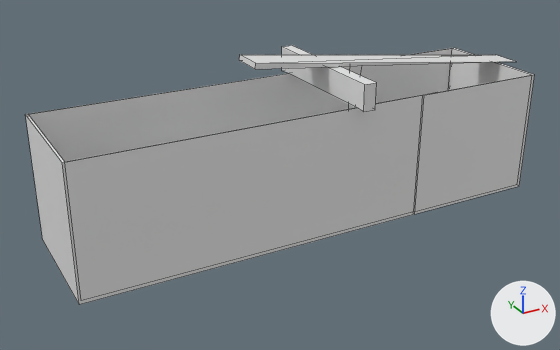
Before and after pictures for a commit that changed the Blender file blender/road/road_segments_v3_no_floor.blend.
Camera for both pictures: a camera (50 mm lens) standing at (-58.2, -51.5, 21.1) and looking at (-26.7, 5.8, -7.5). Every picture has the same lights, and +X, +Y and +Z are marked at lower right. The older version comes first. Mesh edges are drawn as thin lines.

Names of what the first picture shows: 'rampe'.
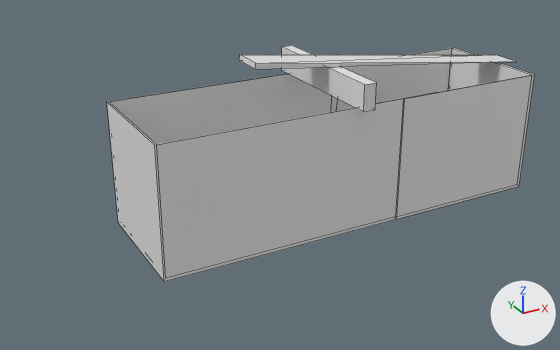
The change, as JSON lines over the scene's bpy script:
```json
{"block": "me_cube_009", "where": "# used by ob_rampe; location = (0.0, 0.0, 0.0)"}
{"op": "remove", "block": "me_cube_009", "code": "me_cube_009.from_pydata(...)  # 52 vertices, 34 faces; spans x -47.3..0.0, y -1.2..12.9, z -11.8..3.8"}
{"op": "add", "block": "me_cube_009", "code": "me_cube_009.from_pydata(...)  # 52 vertices, 34 faces; spans x -40.4..0.0, y -1.2..12.9, z -11.8..3.8"}
{"block": "me_cube_009", "change": "me_cube_009 part 1: all 24 vertices in x -47.3..-13.9, y 0.0..11.8, z -11.8..0.0 are scaled about their middle by (0.718, 1, 1), then moved by (2.2, 0.0, 0.0)"}
```

Where the change shows, as pixel boxes [x1, y1, x2, y2] in the pictures (560 x 350 px; the box of a moved part takes in the faces that stretch with it):
```json
{"object": "rampe", "change": "reshaped", "before": [25, 45, 534, 305], "after": [107, 45, 534, 282], "on screen": "16% narrower, 9% shorter"}
{"part": 1, "of": "me_cube_009", "change": "moved or reshaped", "before": [25, 66, 428, 305], "after": [107, 66, 428, 282]}
```
